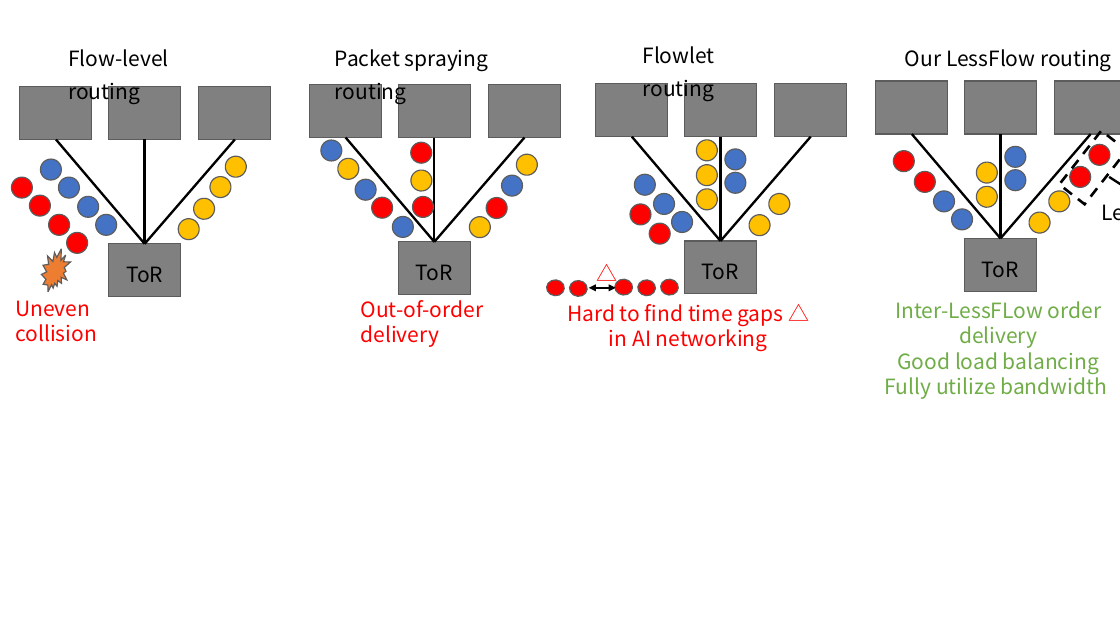
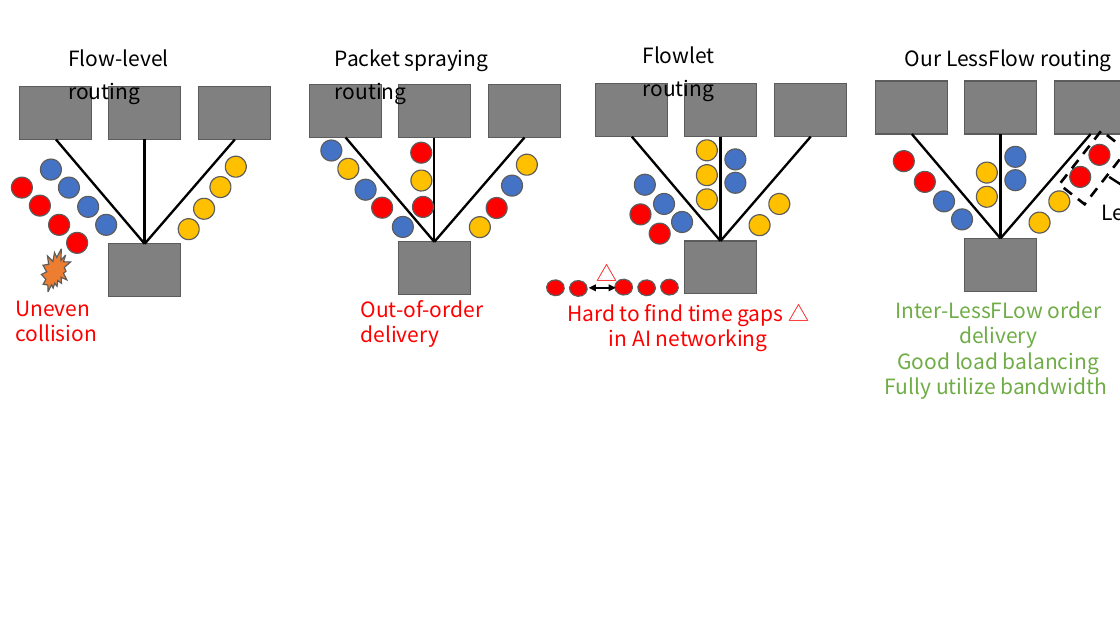
Before and after one commit to caopeirui/app.diagrams.net, a slide deck: slide 1 of lessflow/compare_overview.pptx. Drawn at 1120x630 pixels with LibreOffice and Linux fonts; fonts in the diff are those of the drawing. Boxes give left, top, right and bottom in pixels: in the first picture for what was removed or moved away, otherwise in the second. Text is boxed around its words. In the diff, an @@ line names an element or a change of style, - is before the commit and + after.

Commit message:
update compare_overview

```diff
--- a/lessflow/compare_overview.pptx
+++ b/lessflow/compare_overview.pptx
@@ text in rectangle at (126, 266, 163, 282): text removed @@
-ToR
@@ text in rectangle at (416, 264, 453, 280): text removed @@
-ToR
@@ text in rectangle at (702, 263, 739, 279): text removed @@
-ToR
@@ text in rectangle at (982, 261, 1019, 277): text removed @@
-ToR
```
